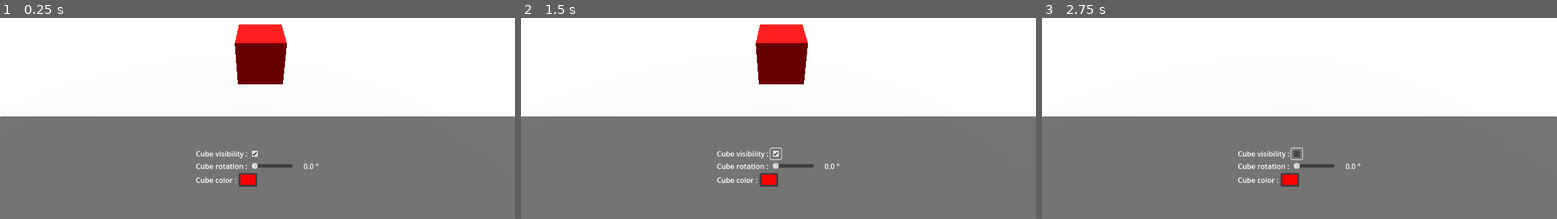
Above: before the commit, frames 1-3 (left to right).
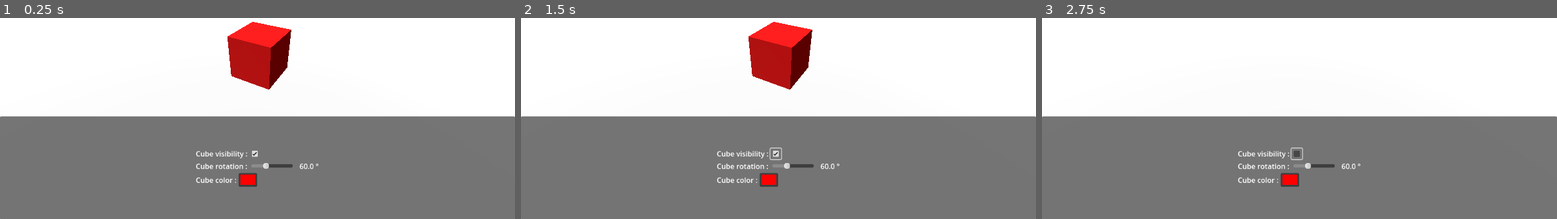
Above: after the commit, the same moments.

Repository: joranmarcy/Godot-MEDS-Sample
Game: Godot game, scene res://samples/main.tscn
Same seed, same stepped clock (60 frames per second), same inputs: the game is played once before the commit and once after it.
Inputs (mouse positions are in pixels of both pictures, inside the frame that each line leads up to):
- Up to frame 1 (0.25 s): no input
- Up to frame 2 (1.5 s): click (773, 154) at 0.5 s; click (773, 154) at 1.25 s
- Up to frame 3 (2.75 s): click (1294, 154) at 2 s

The runs differ from the first frame. In frame 1, 2.2% of the frame differs, in the area x 44-61%, y 1-76%; in frame 2, 2.2%; in frame 3, less than 0.1%.

Commit message:
feat: enhance BaseVariable with debug logging options

Diff:
--- a/Scripts/variables/base-variable.gd
+++ b/Scripts/variables/base-variable.gd
@@ -2,9 +2,10 @@
 extends Resource
 class_name BaseVariable
 
+@export var debug_logs: bool = false
+@export var stack_trace_logs: bool = false
 
 var _value: Variant = null
-
 
 func _init() -> void:
 	# Ensure we have some initial value even when the exported property setter
@@ -14,7 +15,6 @@
 
 	call_deferred("_report_next_frame")
 
-
 func _has_property_named(prop_name: String) -> bool:
 	var plist: Array = get_property_list()
 	for p in plist:
@@ -22,18 +22,16 @@
 			return true
 	return false
 
-
 func _report_next_frame() -> void:
 	var tree := Engine.get_main_loop() as SceneTree
 	if tree != null:
 		await tree.process_frame
 	VariableRuntimeReporter.report(self , _value)
 
-
 func _apply_initial_value(new_val: Variant) -> void:
 	_value = new_val
-	Debug.log("%s: %s loaded initial_value: %s" % [get_class(), resource_path.get_basename(), str(new_val)])
-
+	if (debug_logs):
+		Debug.log("%s: %s loaded initial_value: %s" % [get_class(), resource_path.get_basename(), str(new_val)])
 
 func _set_value_variant(new_val: Variant, caller: Object = null) -> void:
 	if _value != new_val:
@@ -41,8 +39,8 @@
 		if has_signal("value_changed"):
 			emit_signal("value_changed", _value)
 		VariableRuntimeReporter.report(self , _value)
-		Debug.log("%s: %s runtime value changed to: %s" % [get_class(), resource_path.get_basename(), str(_value)], true, 12, caller)
-
+		if (debug_logs):
+			Debug.log("%s: %s runtime value changed to: %s" % [get_class(), resource_path.get_basename(), str(_value)], stack_trace_logs, 12, caller)
 
 func _get_value_variant() -> Variant:
 	return _value
--- a/samples/resources/cube-rotation.tres
+++ b/samples/resources/cube-rotation.tres
@@ -4,4 +4,5 @@
 
 [resource]
 script = ExtResource("1_c5k1q")
+initial_value = 60.0
 metadata/_custom_type_script = "uid://drhmoaiie1iuk"
